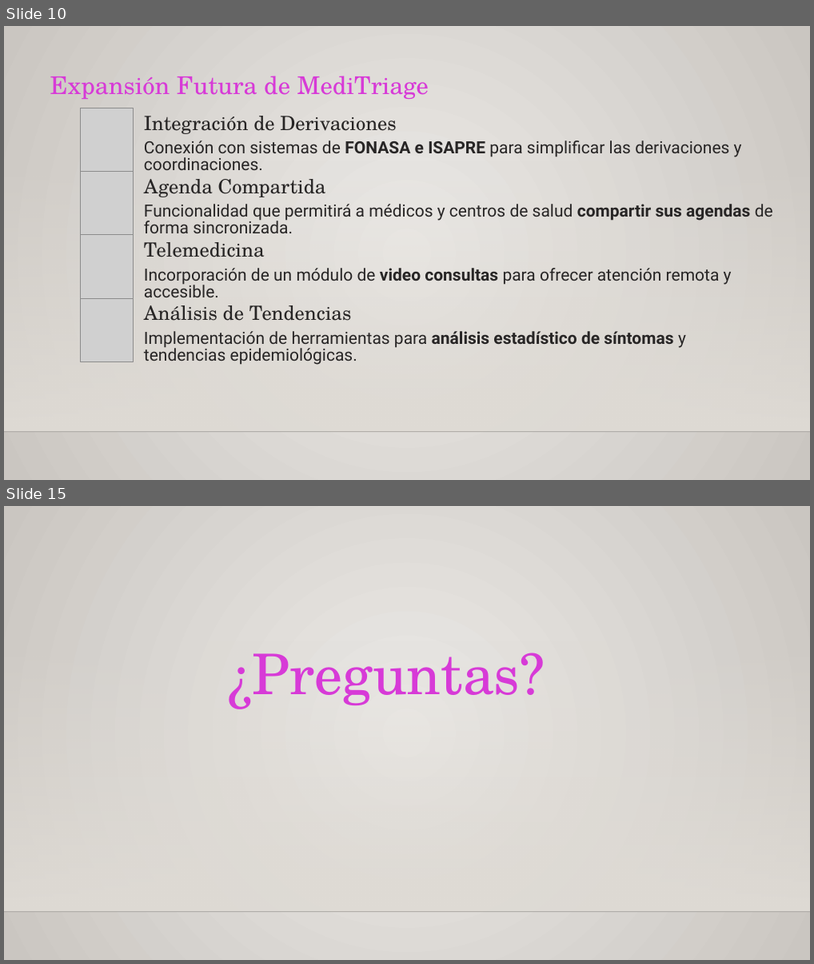
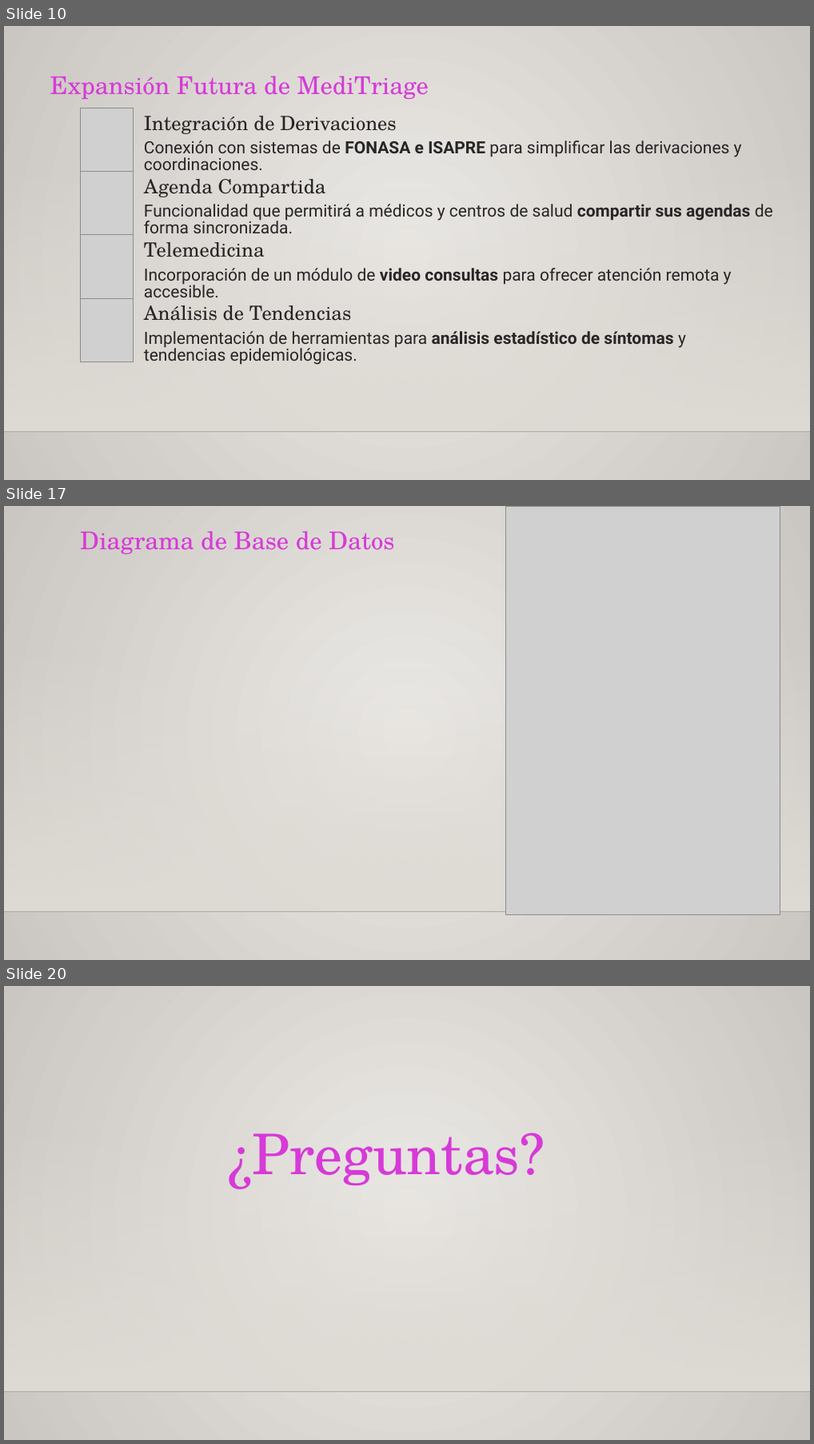
Before and after one commit to MRCuevasCarreno/MediTriage, a slide deck: Fase 1/Evidencias Grupales/MediTriage.pptx. Shown one above the other, each under a label of ours: slides 10 and 15 before the commit, slides 10, 17 and 20 after it; the slides between them are not shown. The pictures are 814x964 and 814x1444 pixels, drawn with LibreOffice and Linux fonts; fonts in the diff are those of the drawing; grey boxes stand for pictures; background and template pictures are left out. Boxes give left, top, right and bottom in pixels: in the first picture for what was removed or moved away, otherwise in the second. Text is boxed around its words. In the diff, an @@ line names an element or a change of style, - is before the commit and + after.

```diff
--- a/Fase 1/Evidencias Grupales/MediTriage.pptx
+++ b/Fase 1/Evidencias Grupales/MediTriage.pptx
@@ slide 17 added at [4,506,810,960], background gradient #ECEAE7 to #CAC7C1; not listed: 2 template elements that a slide beside it also shows @@
@@ picture added at [506,506,781,914] @@
@@ text added at [80,531,394,554], 35 pt, text #D73AD7 @@
+Diagrama de Base de Datos
@@ what was slide 15 is now slide 20 @@
```
Also in this commit, not shown: 2 slides changed, 4 other slides added.
